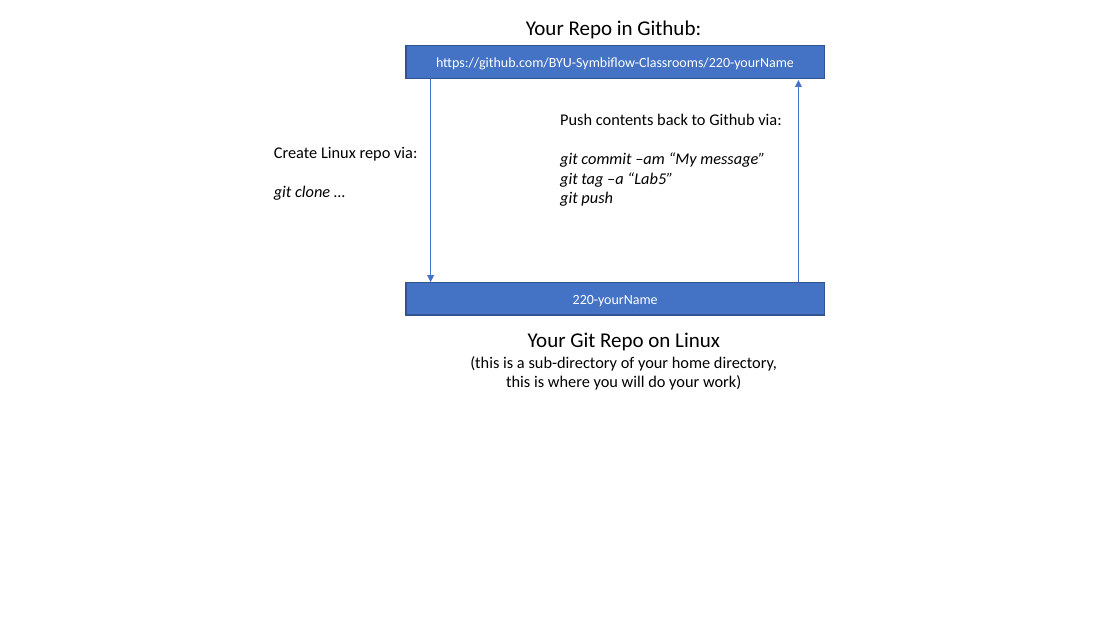
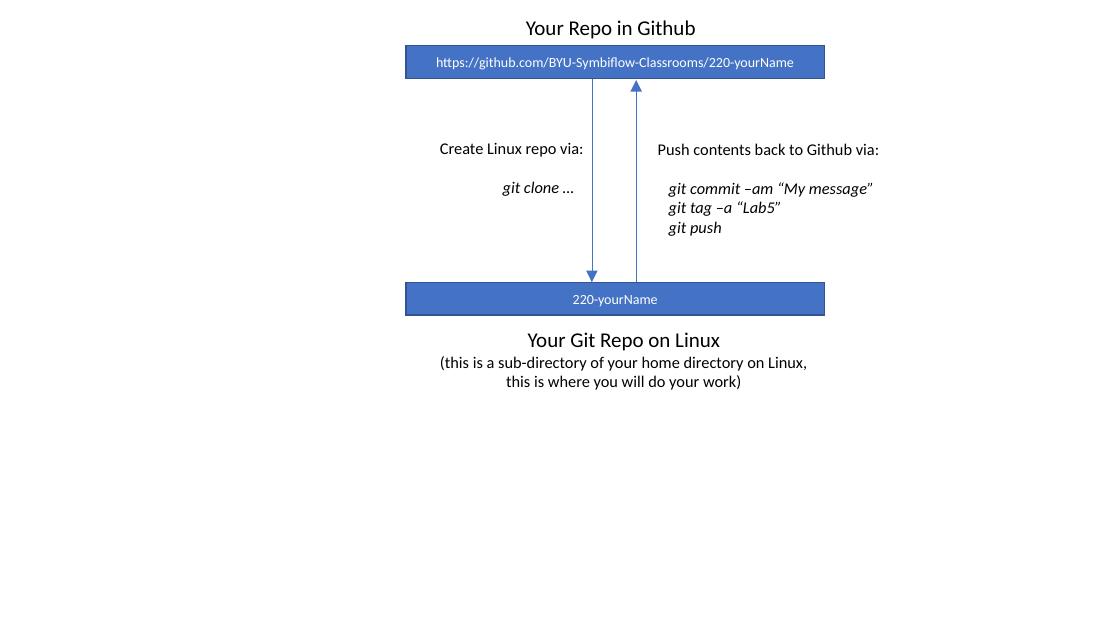
Before and after one commit to byuccl/f4pga-classroom, a slide deck: slide 1 of Setup_And_Tutorials/media/Pics.pptx. Drawn at 1120x630 pixels with LibreOffice and Linux fonts; fonts in the diff are those of the drawing. Boxes give left, top, right and bottom in pixels: in the first picture for what was removed or moved away, otherwise in the second. Text is boxed around its words. In the diff, an @@ line names an element or a change of style, - is before the commit and + after.

```diff
--- a/Setup_And_Tutorials/media/Pics.pptx
+++ b/Setup_And_Tutorials/media/Pics.pptx
@@ text at [526,20,695,39]: text changed @@
-Your Repo in Github:
+Your Repo in Github
@@ arrow moved from (431, 79) - (431, 282) to (592, 79) - (592, 282) @@
@@ arrow moved from (799, 282) - (799, 80) to (636, 282) - (636, 80) @@
@@ text "Create Linux repo via:": place and size @@
-text "Create Linux repo via:" at [274,146,417,200]
+text "Create Linux repo via:" at [440,142,583,196]
@@ text "Push contents back to Github ...": place and size @@
-text "Push contents back to Github ..." at [560,113,781,206]
+text "Push contents back to Github ..." at [658,143,879,236]
@@ text "Your Git Repo on Linux": place and size @@
-text "Your Git Repo on Linux" at [470,332,777,390]
+text "Your Git Repo on Linux" at [440,332,807,390]
@@ text at [440,356,807,371]: text changed @@
-(this is a sub-directory of your home directory,
+(this is a sub-directory of your home directory on Linux,
```
Also in this commit, not shown: 1 other file.
